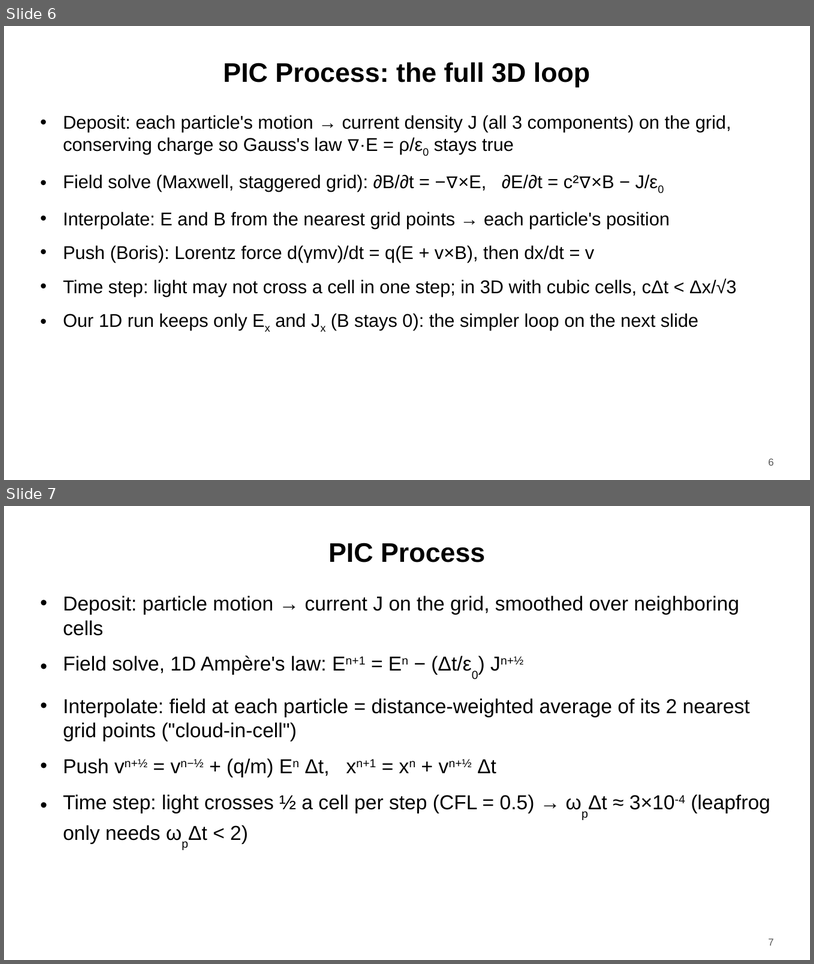
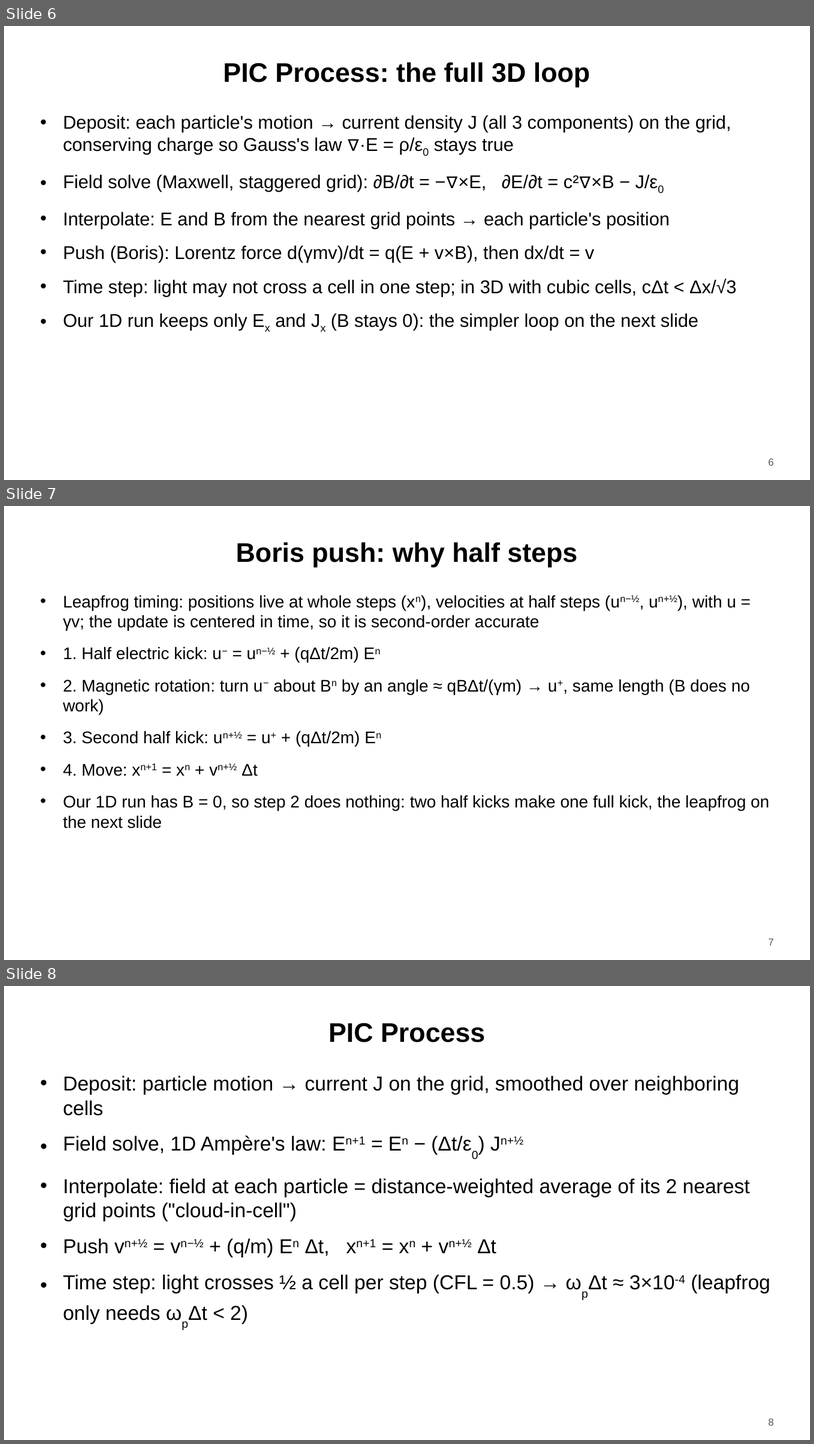
Before and after one commit to harry-wu-28/plasma, a slide deck: twostream/results/talk/twostream_talk_final.pptx. Shown one above the other, each under a label of ours: slides 6 and 7 before the commit, slides 6, 7 and 8 after it. The pictures are 814x964 and 814x1444 pixels, drawn with LibreOffice and Linux fonts; fonts in the diff are those of the drawing. Boxes give left, top, right and bottom in pixels: in the first picture for what was removed or moved away, otherwise in the second. Text is boxed around its words. In the diff, an @@ line names an element or a change of style, - is before the commit and + after.

```diff
--- a/twostream/results/talk/twostream_talk_final.pptx
+++ b/twostream/results/talk/twostream_talk_final.pptx
@@ slide 7 added at [4,506,810,960], background #FFFFFF @@
@@ title added at [236,542,578,567], 32 pt, text #000000, bold @@
+Boris push: why half steps
@@ text added at [63,595,770,828], 20 pt, text #000000 @@
+• Leapfrog timing: positions live at whole steps (xn), velocities at half steps (un−½, un+½), with u = γv; the update is centered in time, so it is second-order accurate
+• 1. Half electric kick: u− = un−½ + (qΔt/2m) En
+• 2. Magnetic rotation: turn u− about Bn by an angle ≈ qBΔt/(γm) → u+, same length (B does no work)
+• 3. Second half kick: un+½ = u+ + (qΔt/2m) En
+• 4. Move: xn+1 = xn + vn+½ Δt
+• Our 1D run has B = 0, so step 2 does nothing: two half kicks make one full kick, the leapfrog on the next slide
@@ page number added at [768,938,774,945], 12 pt, text #555555 @@
+7
@@ what was slide 7 is now slide 8 @@
@@ page number at [768,1418,774,1425]: text changed @@
-7
+8
```
